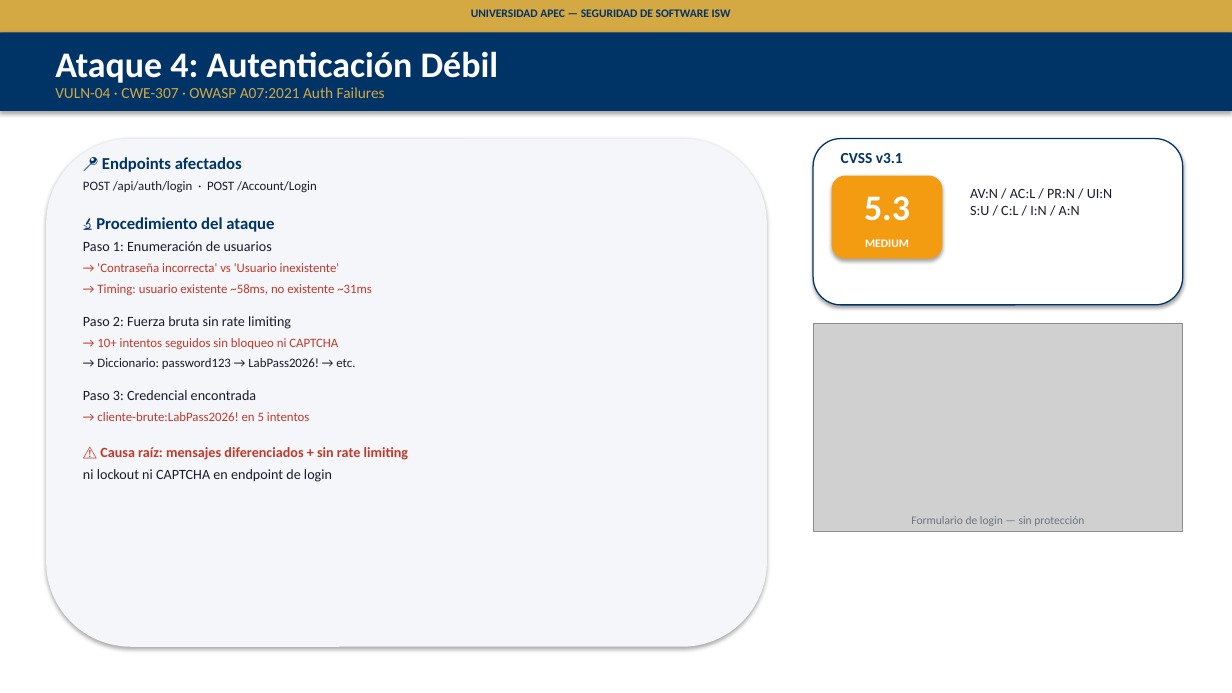
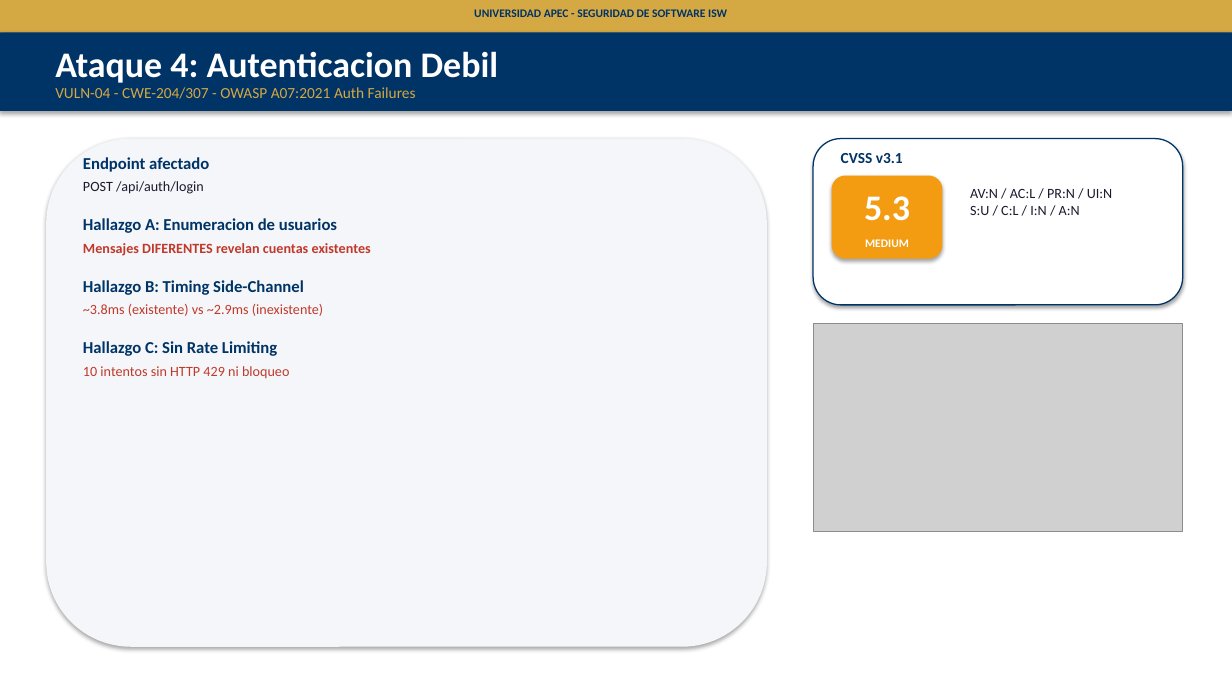
Before and after one commit to RainieryPeniaJrg/unapec-isw-mini-shop-security-lab, a slide deck: slide 12 of docs/fase1/presentacion-fase1-minishop.pptx (slide 9 before the commit). Drawn at 1232x693 pixels with LibreOffice and Linux fonts; fonts in the diff are those of the drawing; grey boxes stand for pictures. Boxes give left, top, right and bottom in pixels: in the first picture for what was removed or moved away, otherwise in the second. Text is boxed around its words. In the diff, an @@ line names an element or a change of style, - is before the commit and + after.

```diff
--- a/docs/fase1/presentacion-fase1-minishop.pptx
+++ b/docs/fase1/presentacion-fase1-minishop.pptx
@@ text at [474,9,727,17]: text changed @@
-UNIVERSIDAD APEC — SEGURIDAD DE SOFTWARE ISW
+UNIVERSIDAD APEC - SEGURIDAD DE SOFTWARE ISW
@@ text at [55,51,499,83]: text changed @@
-Ataque 4: Autenticación Débil
+Ataque 4: Autenticacion Debil
@@ text at [55,87,416,99]: text changed @@
-VULN-04 · CWE-307 · OWASP A07:2021 Auth Failures
+VULN-04 - CWE-204/307 - OWASP A07:2021 Auth Failures
@@ text at [83,157,371,379]: text changed; size 10 to 11 pt; bold on @@
-📍 Endpoints afectados
-POST /api/auth/login · POST /Account/Login
-🔬 Procedimiento del ataque
-Paso 1: Enumeración de usuarios
-→ 'Contraseña incorrecta' vs 'Usuario inexistente'
-→ Timing: usuario existente ~58ms, no existente ~31ms
-Paso 2: Fuerza bruta sin rate limiting
-→ 10+ intentos seguidos sin bloqueo ni CAPTCHA
-→ Diccionario: password123 → LabPass2026! → etc.
-Paso 3: Credencial encontrada
-→ cliente-brute:LabPass2026! en 5 intentos
-⚠️ Causa raíz: mensajes diferenciados + sin rate limiting
-ni lockout ni CAPTCHA en endpoint de login
+Endpoint afectado
+POST /api/auth/login
+Hallazgo A: Enumeracion de usuarios
+Mensajes DIFERENTES revelan cuentas existentes
+Hallazgo B: Timing Side-Channel
+~3.8ms (existente) vs ~2.9ms (inexistente)
+Hallazgo C: Sin Rate Limiting
+10 intentos sin HTTP 429 ni bloqueo
@@ text removed at [911,516,1084,526] @@
-Formulario de login — sin protección
```
Also in this commit, not shown: 18 other slides changed, 1 slide added, 3 slides removed.
